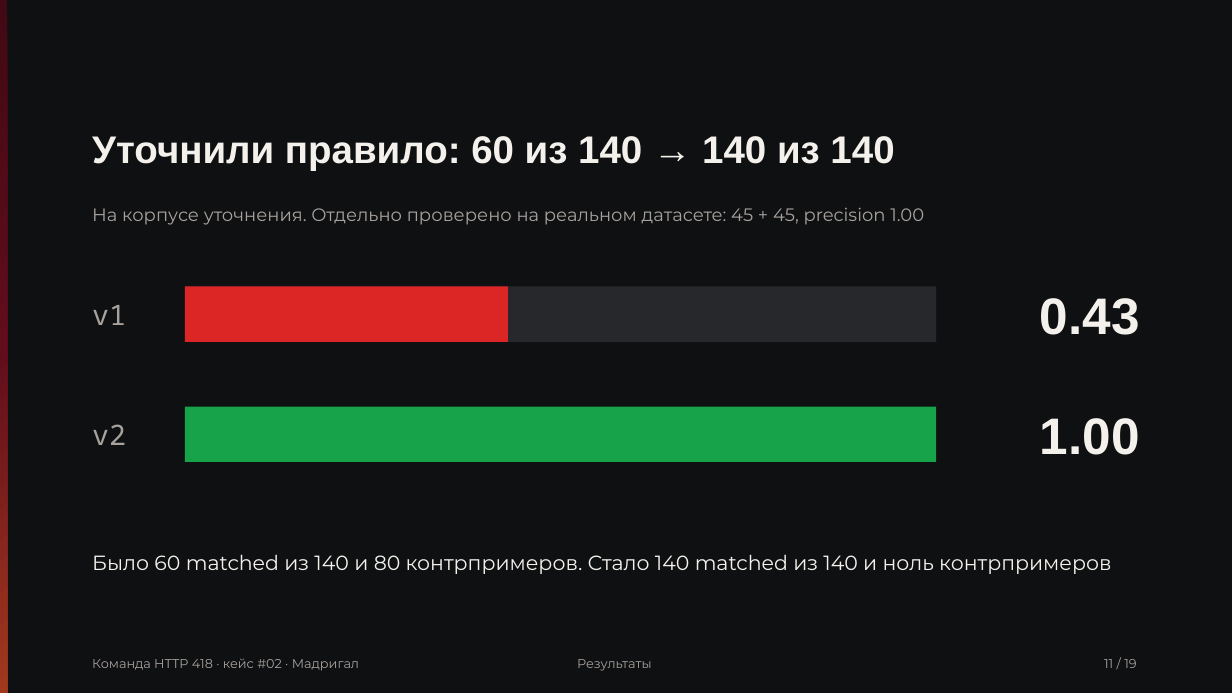
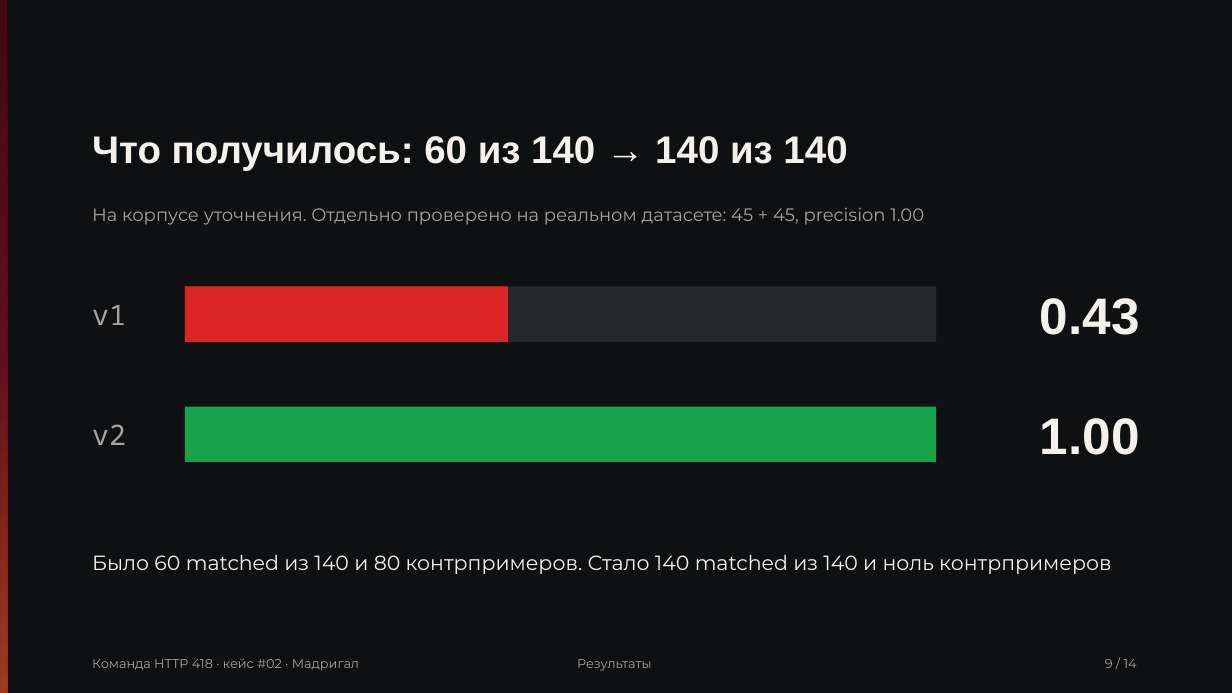
Before and after one commit to Pavel1778/madrigal-protocol-lab, a slide deck: slide 9 of presentation/slides.pptx (slide 11 before the commit). Drawn at 1232x693 pixels with LibreOffice and Linux fonts; fonts in the diff are those of the drawing. Boxes give left, top, right and bottom in pixels: in the first picture for what was removed or moved away, otherwise in the second. Text is boxed around its words. In the diff, an @@ line names an element or a change of style, - is before the commit and + after.

```diff
--- a/presentation/slides.pptx
+++ b/presentation/slides.pptx
@@ text at [92,136,847,170]: text changed @@
-Уточнили правило: 60 из 140 → 140 из 140
+Что получилось: 60 из 140 → 140 из 140
@@ text at [1105,659,1137,668]: text changed @@
-11 / 19
+9 / 14
```
Also in this commit, not shown: 12 other slides changed, 1 slide added, 6 slides removed, 15 other files.
